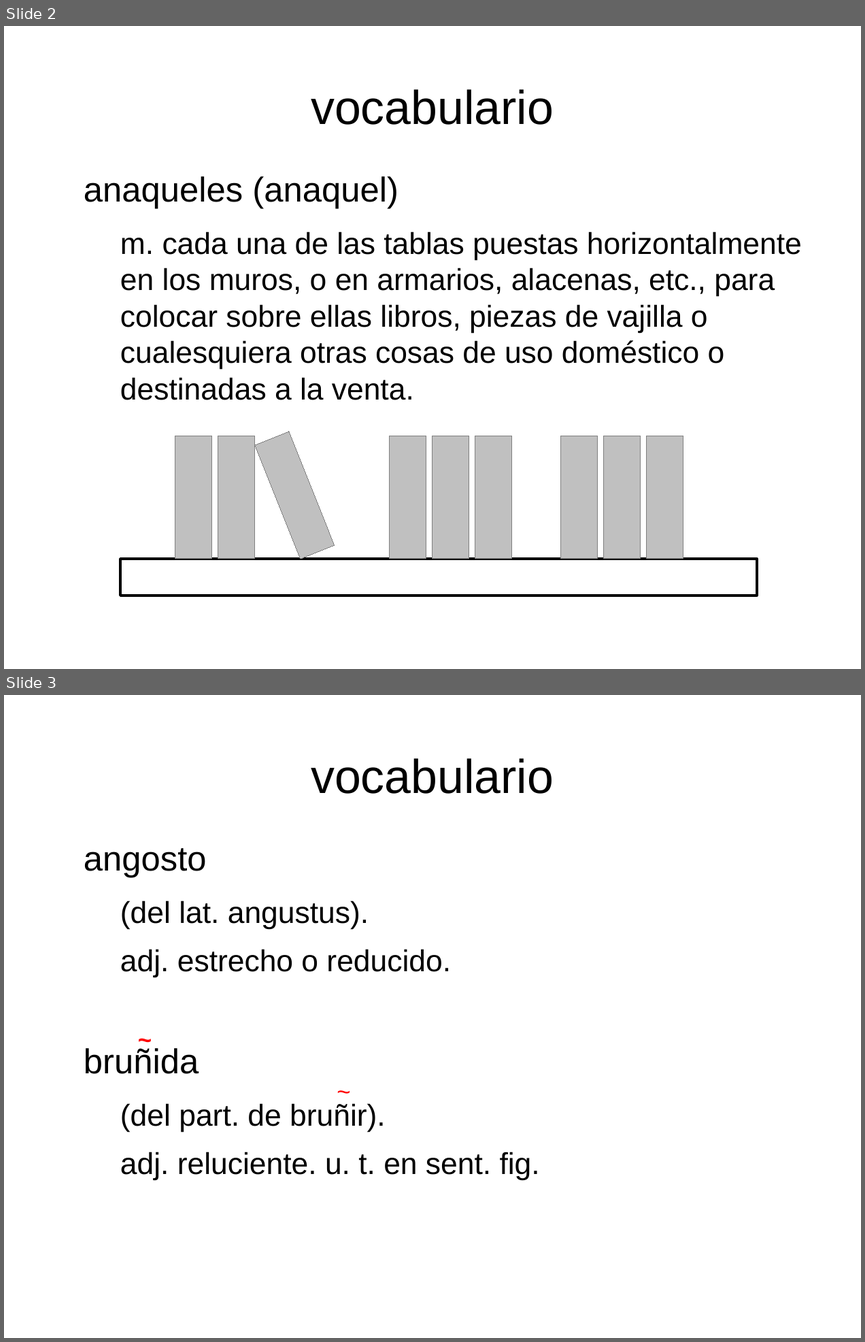
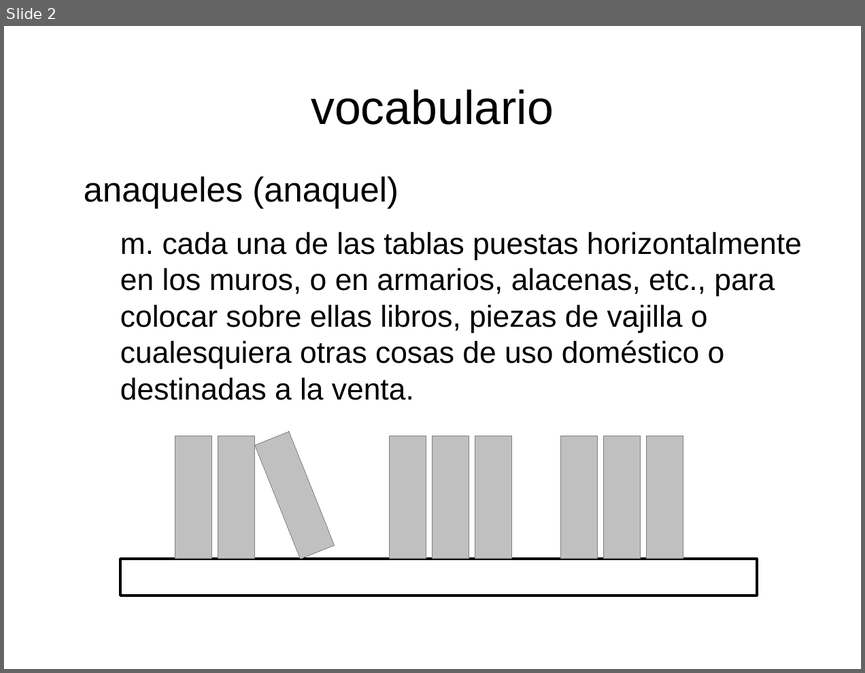
Before and after one commit to ocarneiro/biblioteca-babel, a slide deck: biblioteca-babel.odp. Shown one above the other, each under a label of ours: slides 2 and 3 before the commit, slide 2 after it. The pictures are 865x1342 and 865x673 pixels, drawn with LibreOffice and Linux fonts; fonts in the diff are those of the drawing. Boxes give left, top, right and bottom in pixels: in the first picture for what was removed or moved away, otherwise in the second. Text is boxed around its words. In the diff, an @@ line names an element or a change of style, - is before the commit and + after.

```diff
--- a/biblioteca-babel.odp
+++ b/biblioteca-babel.odp
@@ slide 3 removed at (x1=4, y1=695, x2=861, y2=1338), background #FFFFFF @@
@@ title removed at (x1=311, y1=758, x2=553, y2=794) @@
-vocabulario
@@ text removed at (x1=84, y1=848, x2=540, y2=1180) @@
-angosto
-  (del lat. angustus).
-  adj. estrecho o reducido.
-bruñida
-  (del part. de bruñir).
-  adj. reluciente. u. t. en sent. fig.
@@ text removed at (x1=130, y1=1021, x2=160, y2=1055) @@
-~
@@ text removed at (x1=329, y1=1073, x2=358, y2=1107) @@
-~
```
Also in this commit, not shown: 2 slides changed, 4 slides added, 13 other files.
